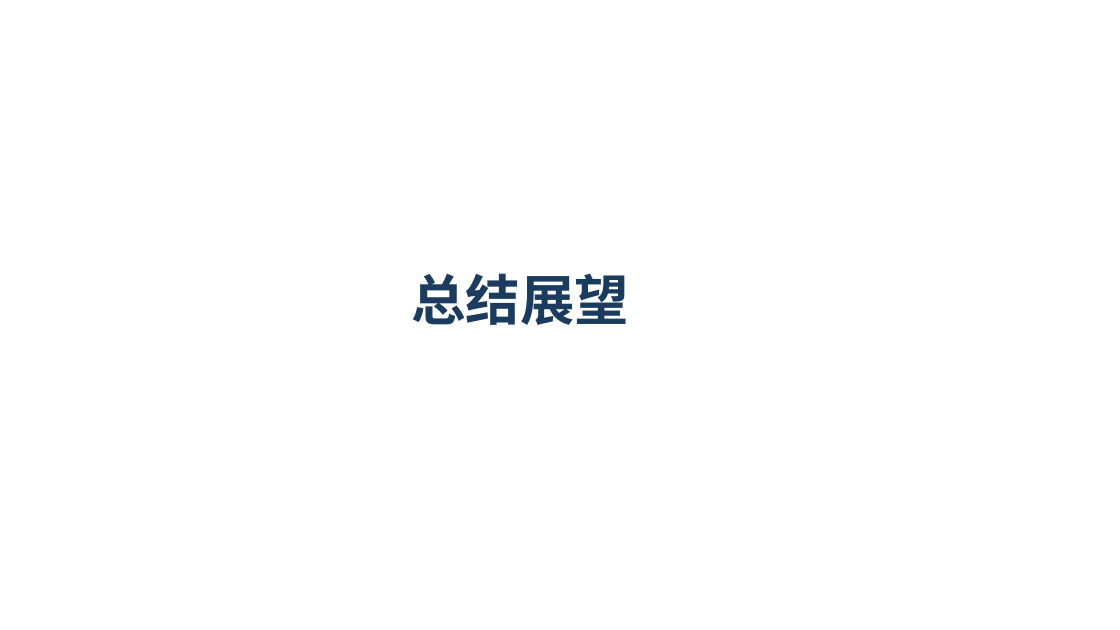
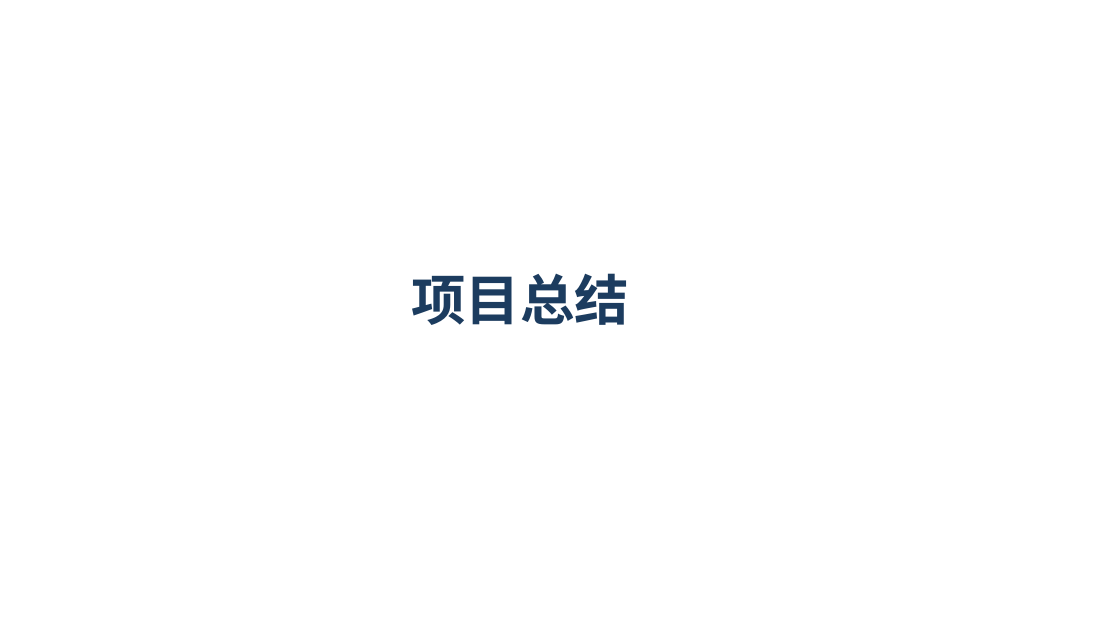
Before and after one commit to flying-rind/mini-Rust-os, a slide deck: slide 25 of tutorial/一种基于Rust语言的操作系统内核服务可靠性增强设计与实现.pptx (slide 32 before the commit). Drawn at 1120x630 pixels with LibreOffice and Linux fonts; fonts in the diff are those of the drawing; background and template pictures are left out. Boxes give left, top, right and bottom in pixels: in the first picture for what was removed or moved away, otherwise in the second. Text is boxed around its words. In the diff, an @@ line names an element or a change of style, - is before the commit and + after.

```diff
--- a/tutorial/一种基于Rust语言的操作系统内核服务可靠性增强设计与实现.pptx
+++ b/tutorial/一种基于Rust语言的操作系统内核服务可靠性增强设计与实现.pptx
@@ text at (411, 273, 629, 325): text changed @@
-总结展望
+项目总结
```
Also in this commit, not shown: 18 other slides changed, 4 slides added, 11 slides removed, 1 other file.
